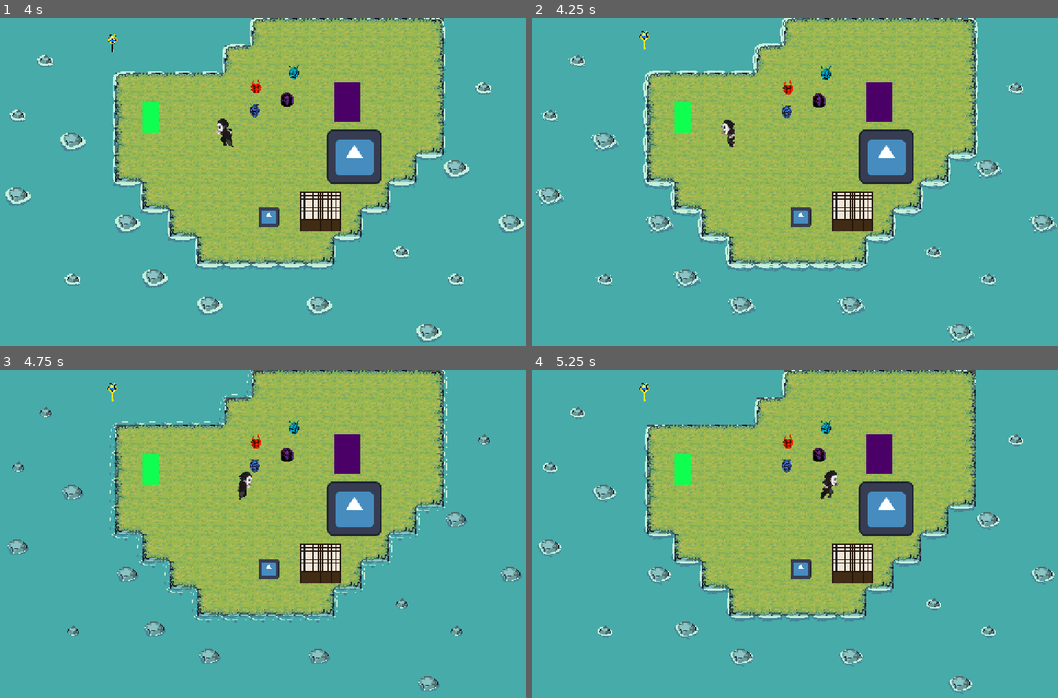
Above: before the commit, frames 1-4 (two rows, left to right).
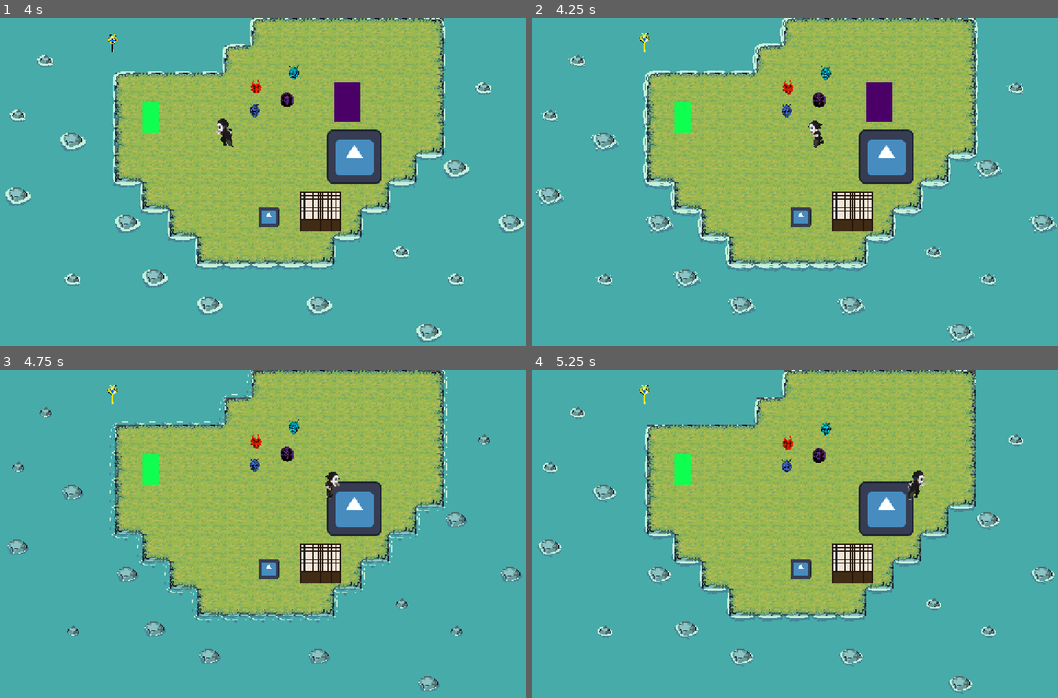
Above: after the commit, the same moments.

Repository: lajd-ufma/GGJ2026-game
Game: Godot game, scene res://playground/scenesPG/playground.tscn
Two runs of this game, one before a commit and one after it. Both use one fixed random seed, a clock stepped at 60 frames per second and the inputs below. This scene is started directly instead of the project's main scene. The engine's default icon, where the game draws it, is replaced by a stand-in: a white triangle on a blue panel in a dark square.
Inputs:
- Up to frame 1 (4 s): tap Enter (ui_accept) at 0.5, 0.77, 1.52, 3.02, 3.77 s; hold J (shoot) 0.53-1.28 s; hold D (move_right) 0.53-2.03 s; tap Space (special) at 1.35, 2.85 s; hold J (shoot) 2.03-2.78 s; hold A (move_left) from 2.03 s (still down); hold J (shoot) from 3.53 s (still down)
- Up to frame 2 (4.25 s): keep holding A (move_left); keep holding J (shoot); tap R (restart, bound only after the commit) at 4.15 s
- Up to frame 3 (4.75 s): release A (move_left) at 4.28 s; release J (shoot) at 4.28 s; hold D (move_right) from 4.28 s (still down); tap Space (special) at 4.35 s; tap Enter (ui_accept) at 4.52 s
- Up to frame 4 (5.25 s): keep holding D (move_right); hold J (shoot) from 5.03 s (still down)

Frame 1 is identical in both runs. In frame 2, 0.5% of the frame differs, in the area x 20-57%, y 3-40%; in frame 3, 1.1%; in frame 4, 1.2%, in the area x 20-75%, y 3-40%.

Commit message:
restart button

Diff:
--- a/playground/scriptsPG/base_character_pg.gd
+++ b/playground/scriptsPG/base_character_pg.gd
@@ -94,7 +94,8 @@
 			shoot()
 		if pode_dar_dash:
 			start_dash()
-
+	if event.is_action_pressed("restart"):
+		get_tree().reload_current_scene()
 func _physics_process(delta: float) -> void:
 	if is_dashing:
 		velocity = dash_direction * _dash_speed
--- a/project.godot
+++ b/project.godot
@@ -78,6 +78,11 @@
 "events": [Object(InputEventKey,"resource_local_to_scene":false,"resource_name":"","device":-1,"window_id":0,"alt_press …(192 unchanged characters)…
 ]
 }
+restart={
+"deadzone": 0.2,
+"events": [Object(InputEventKey,"resource_local_to_scene":false,"resource_name":"","device":-1,"window_id":0,"alt_pressed":false,"shift_pressed":false,"ctrl_pressed":false,"meta_pressed":false,"pressed":false,"keycode":0,"physical_keycode":82,"key_label":0,"unicode":114,"location":0,"echo":false,"script":null)
+]
+}
 
 [layer_names]
 
